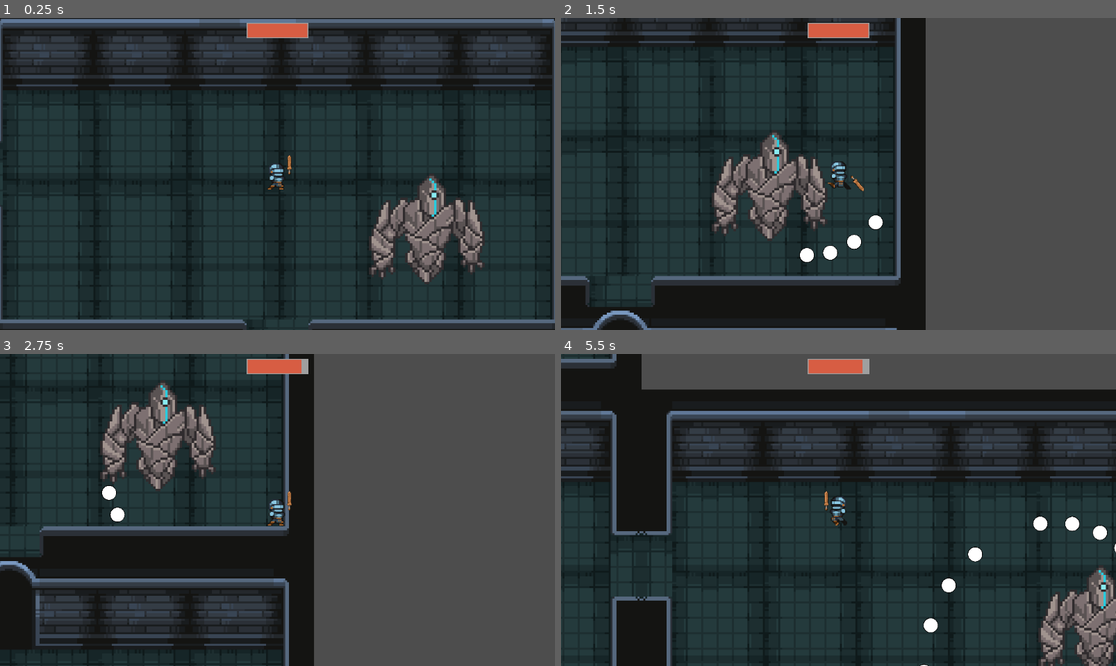
Above: before the commit, frames 1-4 (two rows, left to right).
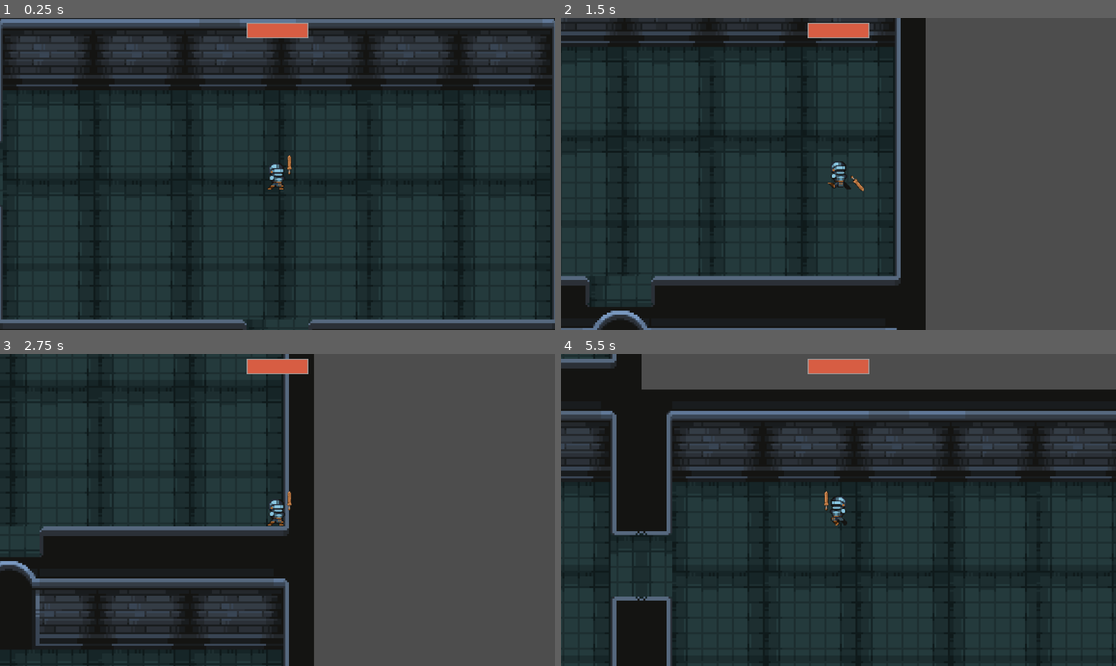
Above: after the commit, the same moments.

Repository: Robert-Riordan-UCD/GameDevJourney
Game: Godot game, scene res://World/Levels/level.tscn
Two runs of this game, one before a commit and one after it. Both use one fixed random seed, a clock stepped at 60 frames per second and the inputs below.
Inputs (mouse positions are in pixels of both pictures, inside the frame that each line leads up to):
- Up to frame 1 (0.25 s): no input
- Up to frame 2 (1.5 s): move the mouse to (960, 158) at 0.52 s; hold D (player_right) 0.53-1.28 s; hold Space (player_dash) 0.53-1.28 s; move the mouse to (727, 189) at 1.27 s; hold S (player_down) from 1.28 s (still down); click (727, 189) at 1.35 s
- Up to frame 3 (2.75 s): move the mouse to (333, 441) at 2.02 s; release S (player_down) at 2.03 s; hold D (player_right) from 2.03 s (still down); hold Space (player_dash) from 2.03 s (still down)
- Up to frame 4 (5.5 s): move the mouse to (810, 572) at 2.77 s; release D (player_right) at 2.78 s; release Space (player_dash) at 2.78 s; hold W (player_up) 2.78-3.53 s; click (810, 572) at 2.85 s; move the mouse to (1005, 556) at 3.52 s; hold Space (player_dash) 3.53-4.28 s; hold A (player_left) 3.53-5.03 s; move the mouse to (672, 463) at 4.27 s; click (672, 463) at 4.35 s; move the mouse to (866, 510) at 5.02 s; hold S (player_down) from 5.03 s (still down); hold Space (player_dash) from 5.03 s (still down)

The runs differ from the first frame. In frame 1, 3.3% of the frame differs, in the area x 66-87%, y 50-85%; in frame 2, 3.7%, in the area x 27-59%, y 36-79%; in frame 3, 3.5%; in frame 4, 3.1%.

Commit message:
Boss enters idle when player gets near

Diff:
--- a/Rougelike_Bullethell_Dungeon_Crawler/Enemies/Boss/StoneGolem/IdleState.gd
+++ b/Rougelike_Bullethell_Dungeon_Crawler/Enemies/Boss/StoneGolem/IdleState.gd
@@ -4,5 +4,5 @@
 @export var parent:Boss
 @export var speed:float = 10
 
-func enter():
+func enter() -> void:
 	parent.animated_sprite_2d.play("idle")
--- /dev/null
+++ b/Rougelike_Bullethell_Dungeon_Crawler/Enemies/Boss/StoneGolem/PrePlayerEnter.gd
@@ -0,0 +1,15 @@
+class_name PrePlayerEnter
+extends State
+
+@export var parent:Boss
+
+func enter() -> void:
+	parent.animated_sprite_2d.play("death")
+
+func exit() -> void:
+	parent.animated_sprite_2d.play_backwards("death")
+	await parent.animated_sprite_2d.animation_finished
+
+func _on_player_dection_body_entered(body: Node2D) -> void:
+	if body is Player:
+		transition.emit("BossIdle")
--- a/Rougelike_Bullethell_Dungeon_Crawler/Enemies/Boss/StoneGolem/StoneGolemStateMachine.gd
+++ b/Rougelike_Bullethell_Dungeon_Crawler/Enemies/Boss/StoneGolem/StoneGolemStateMachine.gd
@@ -1,4 +1,4 @@
-extends Node
+extends Node2D
 
 @export var initial_state:State = null
 
@@ -25,7 +25,8 @@
 		current_state.physics_update(delta)
 
 func change_state(state:String) -> void:
-	if state == current_state.name: return
+	print("Chaning state to ", state)
+	if current_state and state == current_state.name: return
 
 	var new_state:State = states.get(state)
 	if not new_state: return
--- a/Rougelike_Bullethell_Dungeon_Crawler/Enemies/Boss/StoneGolem/stone_golem.tscn
+++ b/Rougelike_Bullethell_Dungeon_Crawler/Enemies/Boss/StoneGolem/stone_golem.tscn
@@ -7,6 +7,7 @@
 [ext_resource type="PackedScene" uid="uid://c5dxg0k1tihbq" path="res://Bullets/bullet_spawner.tscn" id="5_np3k6"]
 [ext_resource type="PackedScene" uid="uid://cuyd1yw3aunkv" path="res://Bullets/burst_bullet_spawner.tscn" id="6_phnmg"]
 [ext_resource type="Script" path="res://Enemies/Boss/StoneGolem/StoneGolemStateMachine.gd" id="7_kle3x"]
+[ext_resource type="Script" path="res://Enemies/Boss/StoneGolem/PrePlayerEnter.gd" id="8_n2qdr"]
 [ext_resource type="Script" path="res://Enemies/Boss/StoneGolem/IdleState.gd" id="8_y0b6c"]
 
 [sub_resource type="AtlasTexture" id="AtlasTexture_uto7t"]
@@ -397,6 +398,9 @@
 
 [sub_resource type="CircleShape2D" id="CircleShape2D_70ci5"]
 radius = 24.0
+
+[sub_resource type="RectangleShape2D" id="RectangleShape2D_8qaat"]
+size = Vector2(184.6, 110.2)
 
 [node name="StoneGolem" type="CharacterBody2D"]
 scale = Vector2(5, 5)
@@ -405,8 +409,7 @@
 [node name="AnimatedSprite2D" type="AnimatedSprite2D" parent="."]
 texture_filter = 1
 sprite_frames = SubResource("SpriteFrames_aes7t")
-animation = &"idle"
-frame_progress = 0.105519
+animation = &"death"
 
 [node name="CollisionShape2D" type="CollisionShape2D" parent="."]
 shape = SubResource("CircleShape2D_uyrox")
@@ -430,10 +433,25 @@
 
 [node name="BurstBulletSpawner" parent="." instance=ExtResource("6_phnmg")]
 
-[node name="StateMachine" type="Node" parent="." node_paths=PackedStringArray("initial_state")]
+[node name="StateMachine" type="Node2D" parent="." node_paths=PackedStringArray("initial_state")]
 script = ExtResource("7_kle3x")
-initial_state = NodePath("BossIdle")
-
-[node name="BossIdle" type="Node" parent="StateMachine" node_paths=PackedStringArray("parent")]
+initial_state = NodePath("PrePlayerEnter")
+
+[node name="PrePlayerEnter" type="Node2D" parent="StateMachine" node_paths=PackedStringArray("parent")]
+script = ExtResource("8_n2qdr")
+parent = NodePath("../..")
+
+[node name="PlayerDection" type="Area2D" parent="StateMachine/PrePlayerEnter"]
+collision_layer = 0
+collision_mask = 4
+
+[node name="CollisionShape2D" type="CollisionShape2D" parent="StateMachine/PrePlayerEnter/PlayerDection"]
+position = Vector2(-6.29998, 0.100003)
+scale = Vector2(1, 1)
+shape = SubResource("RectangleShape2D_8qaat")
+
+[node name="BossIdle" type="Node2D" parent="StateMachine" node_paths=PackedStringArray("parent")]
 script = ExtResource("8_y0b6c")
 parent = NodePath("../..")
+
+[connection signal="body_entered" from="StateMachine/PrePlayerEnter/PlayerDection" to="StateMachine/PrePlayerEnter" method="_on_player_dection_body_entered"]
--- a/Rougelike_Bullethell_Dungeon_Crawler/Utilites/State/state.gd
+++ b/Rougelike_Bullethell_Dungeon_Crawler/Utilites/State/state.gd
@@ -1,7 +1,7 @@
 class_name State
-extends Node
+extends Node2D
 
-signal transition
+signal transition(next_state)
 
 func enter() -> void:
 	pass
--- a/Rougelike_Bullethell_Dungeon_Crawler/World/Levels/level.tscn
+++ b/Rougelike_Bullethell_Dungeon_Crawler/World/Levels/level.tscn
@@ -28,6 +28,6 @@
 color = Color(0, 0, 0, 0)
 
 [node name="StoneGolem" parent="." instance=ExtResource("4_cq8r4")]
-position = Vector2(315, 129)
+position = Vector2(1430, -6.99997)
 
 [connection signal="health_changed" from="Player" to="GUI/HealthBar" method="_on_player_health_changed"]
Not shown: 1 places in Rougelike_Bullethell_Dungeon_Crawler/Enemies/Boss/StoneGolem/stone_golem.tscn that only renumber resources
